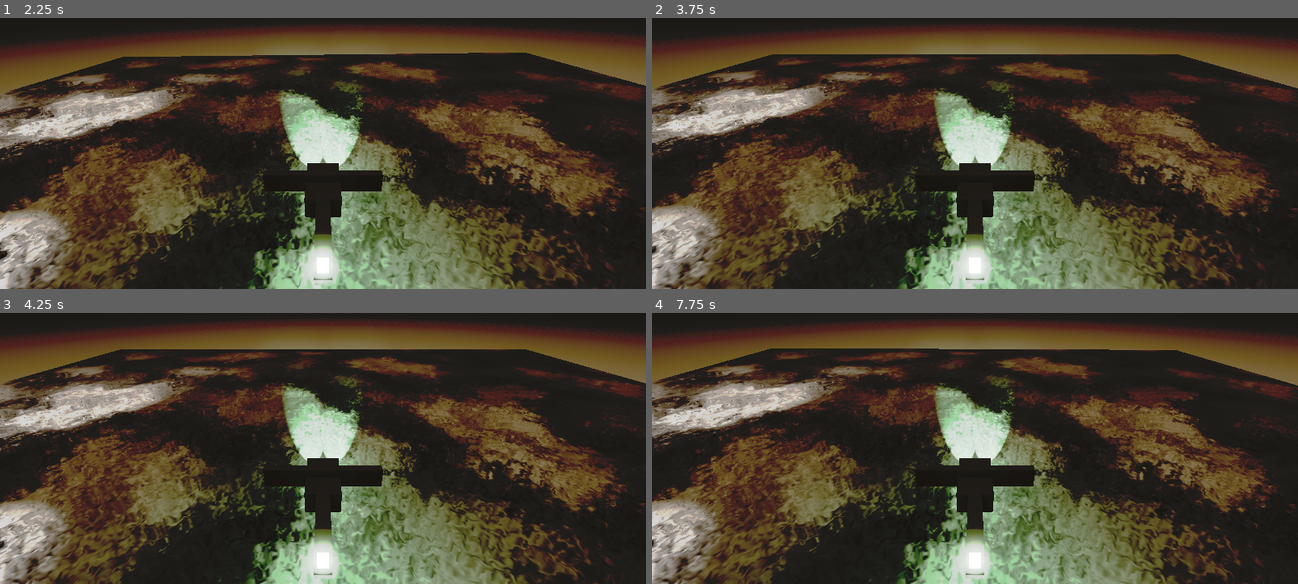
Above: before the commit, frames 1-4 (two rows, left to right).
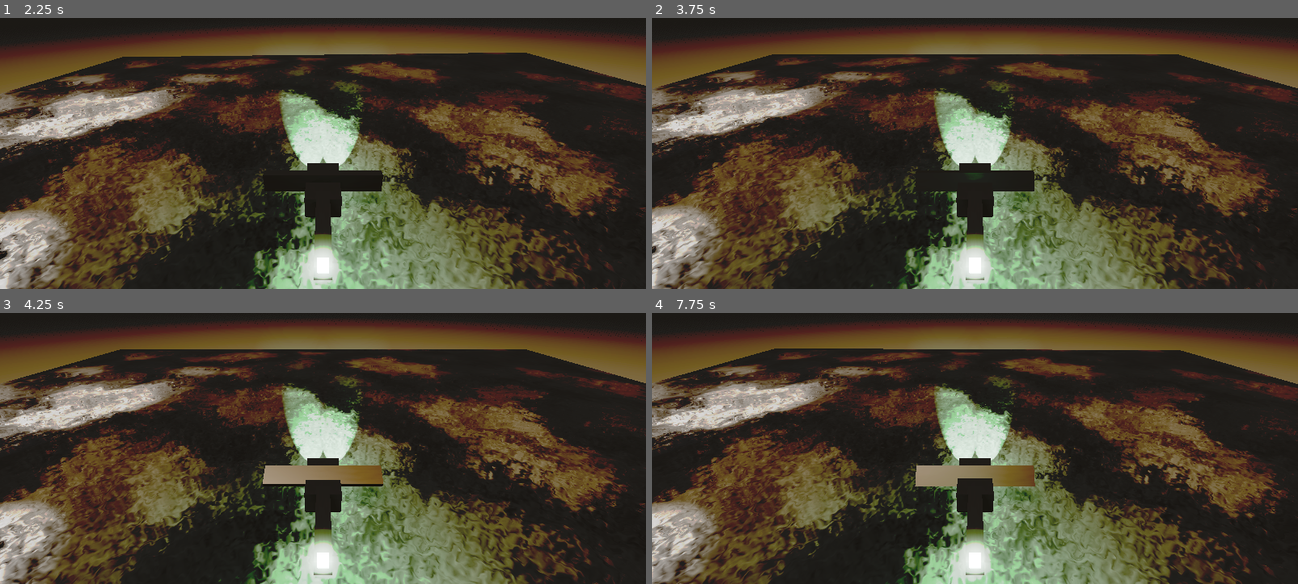
Above: after the commit, the same moments.

Repository: fracter2/here-be-le-dragon
Game: Godot game, scene res://Content/World.tscn
Same seed, same stepped clock (60 frames per second), same inputs: the game is played once before the commit and once after it.
Inputs (mouse positions are in pixels of both pictures, inside the frame that each line leads up to):
- Up to frame 1 (2.25 s): click (355, 69) at 0.52 s; type "Alex" at 0.6 s; tap M (Menu) at 1.25 s; hold D (barrel_right) 1.28-2.03 s; tap P (flip_pitch) at 1.35, 2.1 s; tap Space (thrust_up) at 2 s; hold S (backward) from 2.03 s (still down)
- Up to frame 2 (3.75 s): release S (backward) at 2.78 s; hold D (barrel_right) 2.78-3.53 s; tap P (flip_pitch) at 2.85, 3.6 s; tap Enter at 3.5 s; hold W (forward) from 3.53 s (still down)
- Up to frame 3 (4.25 s): keep holding W (forward)
- Up to frame 4 (7.75 s): tap Space (thrust_up) at 4.25, 7.25 s; release W (forward) at 4.28 s; hold A (barrel_left) 4.28-5.78 s; tap P (flip_pitch) every 0.75 s from 4.35 to 7.35 s; tap Enter at 5.75 s; hold S (backward) 5.78-6.53 s; hold D (barrel_right) 6.53-7.28 s; hold W (forward) from 7.28 s (still down)

Frame 1 is identical in both runs. In frame 2, less than 0.1% of the frame differs, in the area x 2-60%, y 57-80%; in frame 3, 1.2%; in frame 4, 23%, in the area x 0-100%, y 2-100%.

Commit message:
added wing-pitching to allow forward or in-between thrust configurations

Diff:
--- a/Content/helicopter.gd
+++ b/Content/helicopter.gd
@@ -16,6 +16,12 @@
 @export_group("Thrust", "thrust_")
 @export var thrust_up:float = 4
 
+@export_group("Wings")
+@export var angle_min: float = 0
+@export var angle_max: float = 90
+@export var angle_start: float = 90
+@export var angle_speed: float = 90
+
 
 @onready var debug_thrust_pointer: MeshInstance3D = $DebugThrustPointer
 @onready var input_display: Label = $UI/InputDisplay
@@ -28,24 +34,30 @@
 		$Camera3D.make_current()
 
 
-func _physics_process(_delta: float) -> void:
+func _physics_process(delta: float) -> void:
 	if not multiplayer.is_server(): return
 
+	## Rotation
 	var input_pitch:float = multiplayer_synchronizer.input_pitch
 	var input_barrel:float = multiplayer_synchronizer.input_barrel
 	var input_yaw:float = multiplayer_synchronizer.input_yaw
-	var input_thrust:float = multiplayer_synchronizer.input_thrust
 
 	var rot:Vector3 = Vector3(input_pitch * rotation_pitch, input_yaw * rotation_yaw, input_barrel * rotation_barrel)
 	if multiply_by_mass: rot *= mass
 	apply_torque(basis * rot)
 
-	var thrust: Vector3 = (Vector3.UP * input_thrust * thrust_up)
+	## Wings
+	# since rotating "forward" means going from 90->0, it should be * -1
+	var angle_delta: float = multiplayer_synchronizer.input_forward * angle_speed * delta * -1
+	wings.rotation_degrees.x = clampf(wings.rotation_degrees.x + angle_delta, angle_min, angle_max)
+
+	## Thrust
+	var input_thrust:float = multiplayer_synchronizer.input_thrust
+	var thrust: Vector3 = (Vector3.FORWARD * input_thrust * thrust_up)
 	if multiply_by_mass: thrust *= mass
-	apply_central_force(basis * thrust)
+	apply_central_force(wings.global_basis * thrust)
 
 	input_display.text = "rot: " + str(rot) + "\thrust: " + str(thrust)
-
 
 
 
